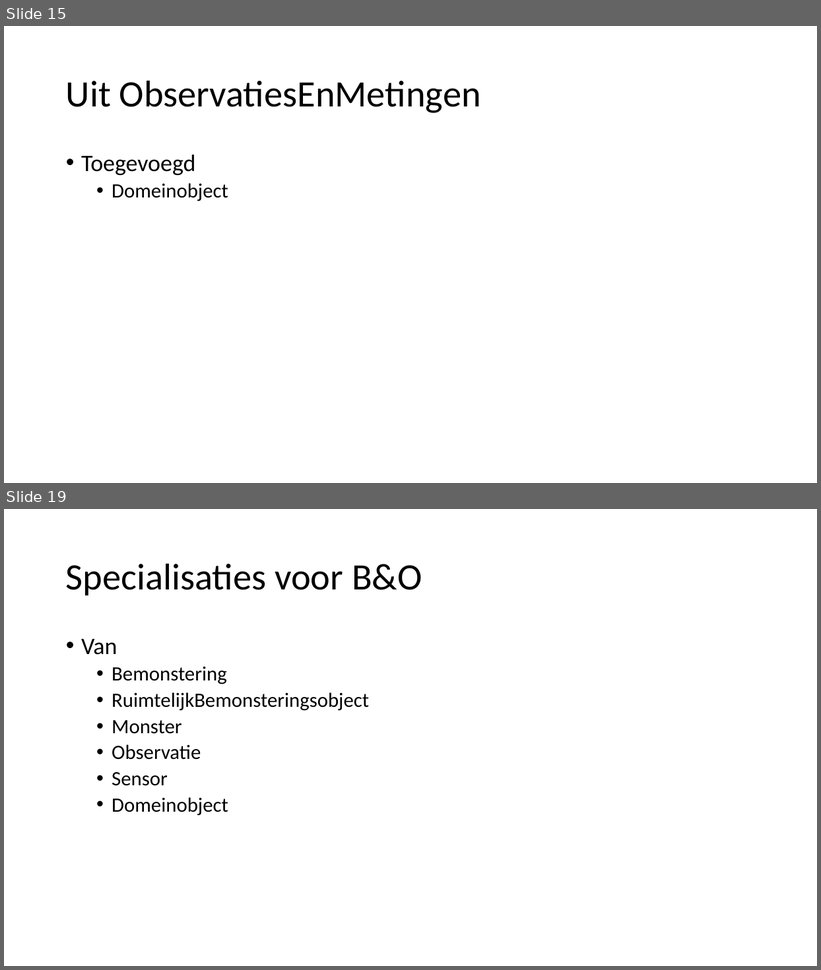
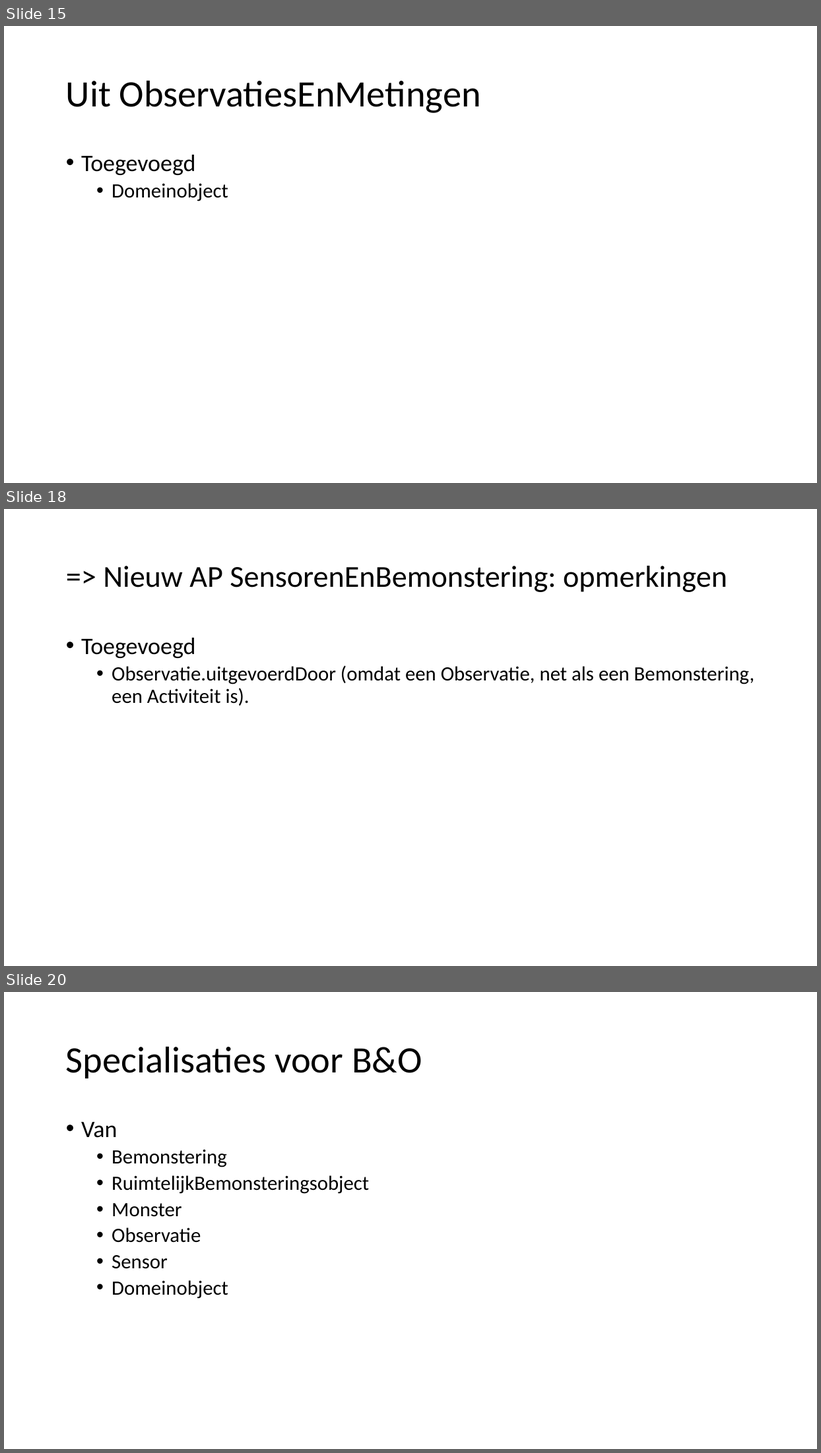
Before and after one commit to Informatievlaanderen/OSLOthema-bodemEnOndergrond, a slide deck: resources/consolidatie/WerkgroepConsolidatie20210531.pptx. Shown one above the other, each under a label of ours: slides 15 and 19 before the commit, slides 15, 18 and 20 after it; the slides between them are not shown. The pictures are 821x970 and 821x1453 pixels, drawn with LibreOffice and Linux fonts; fonts in the diff are those of the drawing. Boxes give left, top, right and bottom in pixels: in the first picture for what was removed or moved away, otherwise in the second. Text is boxed around its words. In the diff, an @@ line names an element or a change of style, - is before the commit and + after.

```diff
--- a/resources/consolidatie/WerkgroepConsolidatie20210531.pptx
+++ b/resources/consolidatie/WerkgroepConsolidatie20210531.pptx
@@ slide 18 added at [4, 509, 817, 966], background #FFFFFF @@
@@ title added at [103, 566, 727, 592], 36 pt, text #000000 @@
+=> Nieuw AP SensorenEnBemonstering: opmerkingen
@@ text added at [81, 638, 754, 706], 24 pt, text #000000 @@
+• Toegevoegd
+  • Observatie.uitgevoerdDoor (omdat een Observatie, net als een Bemonstering, een Activiteit is).
@@ what was slide 19 is now slide 20 @@
```
Also in this commit, not shown: 9 slides changed, 8 other slides added, 2 slides removed.
